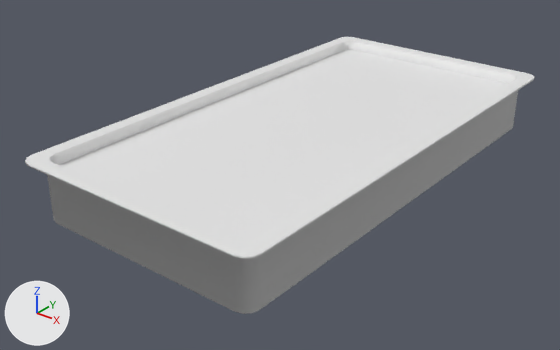
Two versions of the FBX model Assets/Art/Models/Box/Box_Ingredient.fbx, one commit apart.
Both versions are drawn from a 50 mm lens placed at (0.359, -0.492, 0.286), pointed at (-0.013, -0.027, -0.002). The lights are fixed; the arrows at lower left show +X, +Y and +Z.

Names of what the first picture shows: 'Box_Ingredient'.
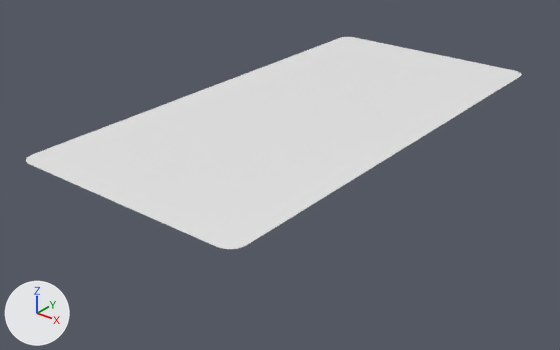
The newer file is also rescaled (x0.943), turned or shifted as a whole; pictures and numbers use the older file's frame.

Edits to the bpy script that builds the scene:
```text
Change me_cube_003:
    where me_cube_003.from_pydata(...)  # 112 vertices, 82 faces; spans x -0.11..0.11, y -0.21..0.21, z 0.0..0.05
    used by ob_box_ingredient; location = (0.0, 0.0, 0.0)
    remove me_cube_003.materials.append(mat_smooth)  # white #e7e7e7
    me_cube_003 part 1: the loose piece of 16 vertices spanning x -0.098..0.098, y -0.198..0.198, z 0.04 is scaled about its middle by (1.06, 1.06, 1), then moved by (-0.006, 0.0, 0.01)
    me_cube_003 part 2: the loose piece of 96 vertices spanning x -0.11..0.11, y -0.21..0.21, z 0.0..0.05 is deleted
```

Where the change shows, as pixel boxes (x1, y1, x2, y2) in the pictures (560 x 350 px; the box of a moved part takes in the faces that stretch with it):
'Box_Ingredient', reshaped (23% shorter): before (25, 37, 534, 314); after (26, 37, 522, 249)
part 1 of me_cube_003, moved or reshaped: before (59, 50, 507, 241); after (26, 40, 522, 249)
part 2 of me_cube_003, deleted: before (25, 37, 534, 314)
